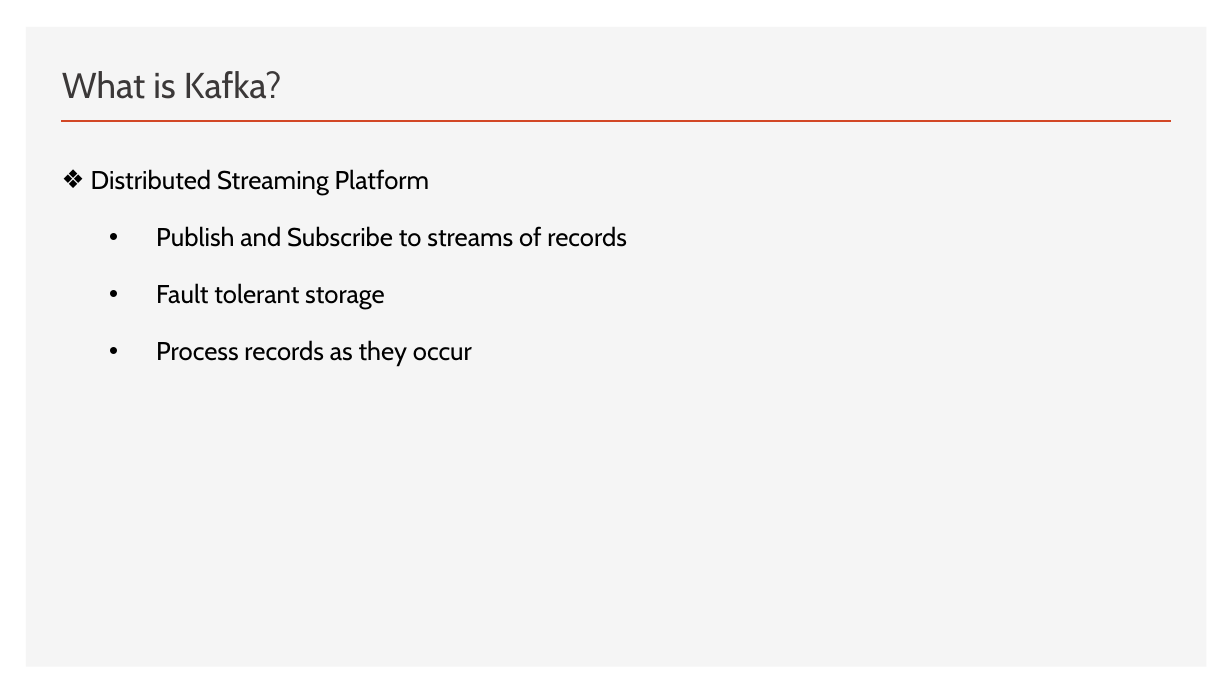
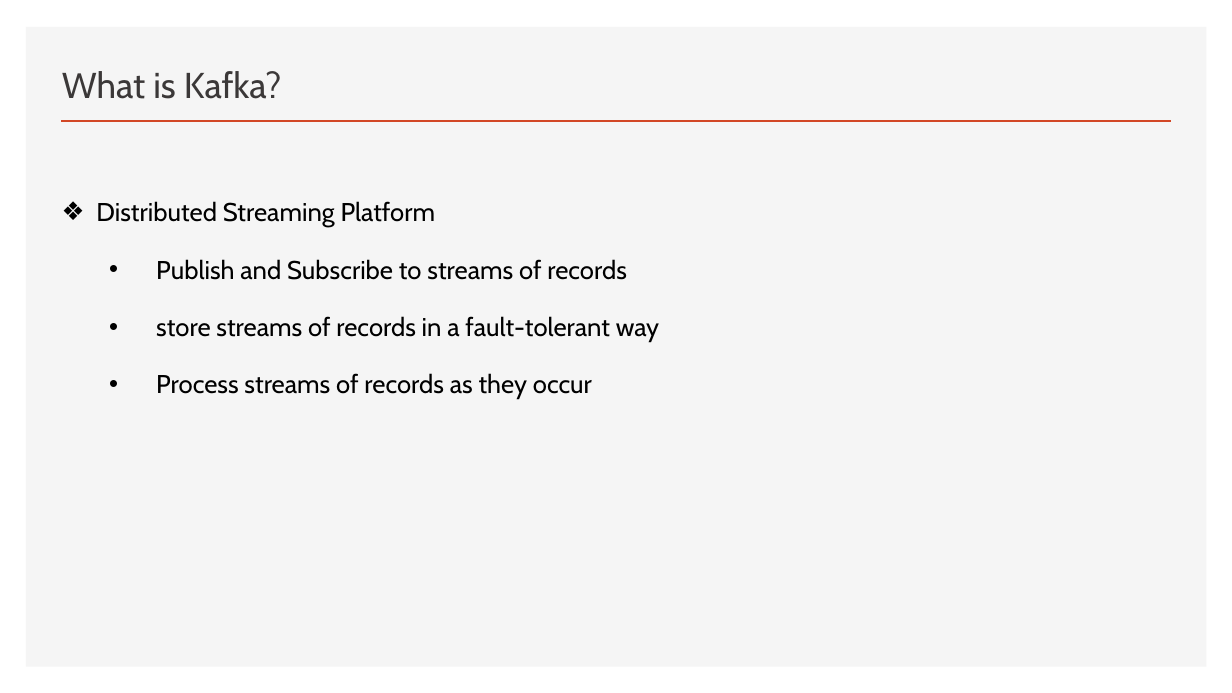
Before and after one commit to FITE-5thYear/DS-Mini-Presentation, a slide deck: slide 2 of Kafka.pptx (slide 4 before the commit). Drawn at 1232x693 pixels with LibreOffice and Linux fonts; fonts in the diff are those of the drawing. Boxes give left, top, right and bottom in pixels: in the first picture for what was removed or moved away, otherwise in the second. Text is boxed around its words. In the diff, an @@ line names an element or a change of style, - is before the commit and + after.

```diff
--- a/Kafka.pptx
+++ b/Kafka.pptx
@@ text "Distributed Streaming Platform" moved from (x1=91, y1=169, x2=627, y2=366) to (x1=96, y1=201, x2=659, y2=399) @@
@@ text at (x1=156, y1=316, x2=659, y2=399): text changed @@
-  • Fault tolerant storage
-  • Process records as they occur
+  • store streams of records in a fault-tolerant way
+  • Process streams of records as they occur
```
Also in this commit, not shown: 8 other slides changed, 10 slides added, 2 slides removed, 1 other file.
